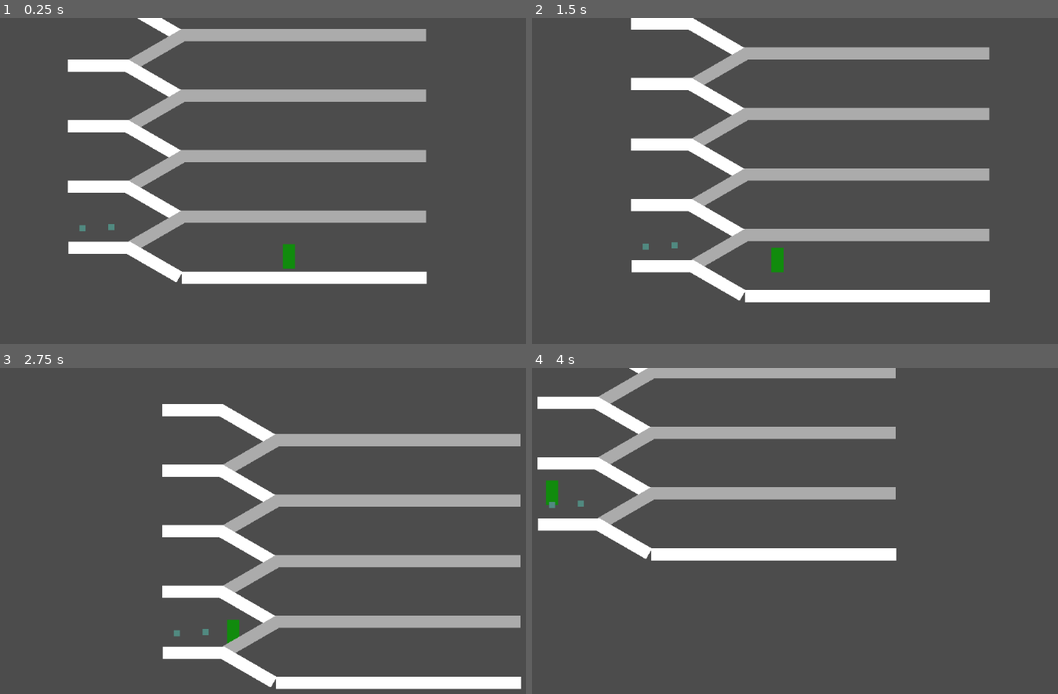
Above: before the commit, frames 1-4 (two rows, left to right).
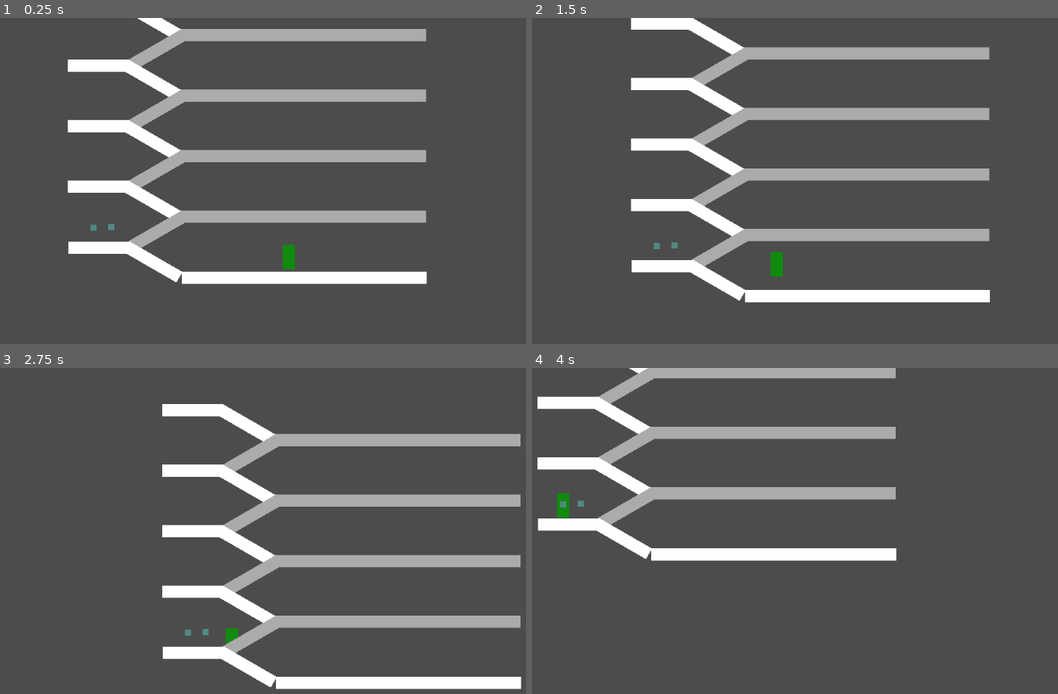
Above: after the commit, the same moments.

Repository: MilanVasko/ludum-dare-51
Game: Godot game, scene res://main.tscn
Same seed, same stepped clock (60 frames per second), same inputs: the game is played once before the commit and once after it.
Inputs (mouse positions are in pixels of both pictures, inside the frame that each line leads up to):
- Up to frame 1 (0.25 s): no input
- Up to frame 2 (1.5 s): move the mouse to (900, 184) at 0.52 s; click (900, 184) at 0.67 s; drag from (637, 220) to (731, 275) at 1.27 s
- Up to frame 3 (2.75 s): move the mouse to (289, 472) at 2.02 s; click (289, 472) at 2.17 s
- Up to frame 4 (4 s): drag from (731, 625) to (574, 495) at 2.77 s; move the mouse to (947, 605) at 3.52 s; click (947, 605) at 3.67 s

The runs differ from the first frame. In frame 1, less than 0.1% of the frame differs, in the area x 15-57%, y 63-78%; in frame 2, 0.1%; in frame 3, 0.1%; in frame 4, 0.4%, in the area x 2-8%, y 34-46%.

Commit message:
Move waypoint-related functions to global

Diff:
--- a/defect/defect.gd
+++ b/defect/defect.gd
@@ -3,46 +3,3 @@
 class_name Defect
 
 export(Global.DefectType) var defect_type: int
-
-func _ready() -> void:
-	print(find_neighbour_waypoints())
-
-func find_neighbour_waypoints() -> Array:
-	var waypoints = get_tree().get_nodes_in_group("waypoint")
-	var closest_waypoint := find_closest_waypoint(waypoints)
-	var neighbour_waypoint := find_neighbour_to_closest_waypoint(closest_waypoint)
-	if neighbour_waypoint.global_position.x < closest_waypoint.global_position.x:
-		return [neighbour_waypoint, closest_waypoint]
-	return [closest_waypoint, neighbour_waypoint]
-
-func find_closest_waypoint(waypoints: Array) -> Node2D:
-	var closest_waypoint = null
-	for w in waypoints:
-		var waypoint: Node2D = w
-		if waypoint.global_position.y > global_position.y:
-			if closest_waypoint == null:
-				closest_waypoint = waypoint
-				continue
-			if is_closer(waypoint, closest_waypoint):
-				closest_waypoint = waypoint
-	return closest_waypoint
-
-func find_neighbour_to_closest_waypoint(closest_waypoint: Node2D) -> Node2D:
-	var closest_direction_to_us := closest_waypoint.global_position.direction_to(global_position)
-	var biggest_dot := -INF
-	var biggest_dot_neighbour: Node2D = null
-	for second_neighbour_path in closest_waypoint.neighbours:
-		var second_neighbour: Node2D = closest_waypoint.get_node(second_neighbour_path)
-		var current_direction_to_us := second_neighbour.global_position.direction_to(global_position)
-		var neighbour_direction := closest_waypoint.global_position.direction_to(second_neighbour.global_position)
-		var current_dot := closest_direction_to_us.dot(neighbour_direction)
-		if current_dot > biggest_dot:
-			biggest_dot = current_dot
-			biggest_dot_neighbour = second_neighbour
-
-	assert(biggest_dot_neighbour != null)
-	return biggest_dot_neighbour
-
-func is_closer(a: Node2D, b: Node2D) -> bool:
-	return a.global_position.distance_squared_to(global_position) < \
-		   b.global_position.distance_squared_to(global_position)
--- a/employee/employee.gd
+++ b/employee/employee.gd
@@ -30,5 +30,5 @@
 	current_travel_index = 0
 
 func find_path_to(global_target_position: Vector2) -> Array:
-	print("Finding path")
-	return [test_target_node.global_position]
+	var waypoints := get_tree().get_nodes_in_group("waypoint")
+	return [Global.find_projected_waypoint(waypoints, test_target_node.global_position)]
--- a/global/global.gd
+++ b/global/global.gd
@@ -4,3 +4,48 @@
 	RECEPTION,
 	REPAIR
 }
+
+func find_projected_waypoint(waypoints: Array, global_position: Vector2) -> Vector2:
+	var neighbours := find_neighbour_waypoints(waypoints, global_position)
+	var waypoint_a: Vector2 = neighbours[0].global_position
+	var waypoint_b: Vector2 = neighbours[1].global_position
+	var d := global_position - waypoint_a
+	return waypoint_a + d.project(waypoint_b - waypoint_a)
+
+func find_neighbour_waypoints(waypoints: Array, global_position: Vector2) -> Array:
+	var closest_waypoint := find_closest_waypoint(waypoints, global_position)
+	var neighbour_waypoint := find_neighbour_to_closest_waypoint(closest_waypoint, global_position)
+	if neighbour_waypoint.global_position.x < closest_waypoint.global_position.x:
+		return [neighbour_waypoint, closest_waypoint]
+	return [closest_waypoint, neighbour_waypoint]
+
+func find_closest_waypoint(waypoints: Array, global_position: Vector2) -> Node2D:
+	var closest_waypoint = null
+	for w in waypoints:
+		var waypoint: Node2D = w
+		if waypoint.global_position.y > global_position.y:
+			if closest_waypoint == null:
+				closest_waypoint = waypoint
+				continue
+			if is_closer(waypoint, closest_waypoint, global_position):
+				closest_waypoint = waypoint
+	return closest_waypoint
+
+func find_neighbour_to_closest_waypoint(closest_waypoint: Node2D, global_position: Vector2) -> Node2D:
+	var closest_direction_to_us := closest_waypoint.global_position.direction_to(global_position)
+	var biggest_dot := -INF
+	var biggest_dot_neighbour: Node2D = null
+	for second_neighbour_path in closest_waypoint.neighbours:
+		var second_neighbour: Node2D = closest_waypoint.get_node(second_neighbour_path)
+		var neighbour_direction := closest_waypoint.global_position.direction_to(second_neighbour.global_position)
+		var current_dot := closest_direction_to_us.dot(neighbour_direction)
+		if current_dot > biggest_dot:
+			biggest_dot = current_dot
+			biggest_dot_neighbour = second_neighbour
+
+	assert(biggest_dot_neighbour != null)
+	return biggest_dot_neighbour
+
+func is_closer(a: Node2D, b: Node2D, global_position: Vector2) -> bool:
+	return a.global_position.distance_squared_to(global_position) < \
+		   b.global_position.distance_squared_to(global_position)
--- a/main.tscn
+++ b/main.tscn
@@ -110,7 +110,7 @@
 scale = Vector2( 5, 1 )
 
 [node name="Defect" parent="." instance=ExtResource( 4 )]
-position = Vector2( -1811, -355 )
+position = Vector2( -1721, -357 )
 
 [node name="Defect2" parent="." instance=ExtResource( 4 )]
 position = Vector2( -1573, -362 )
